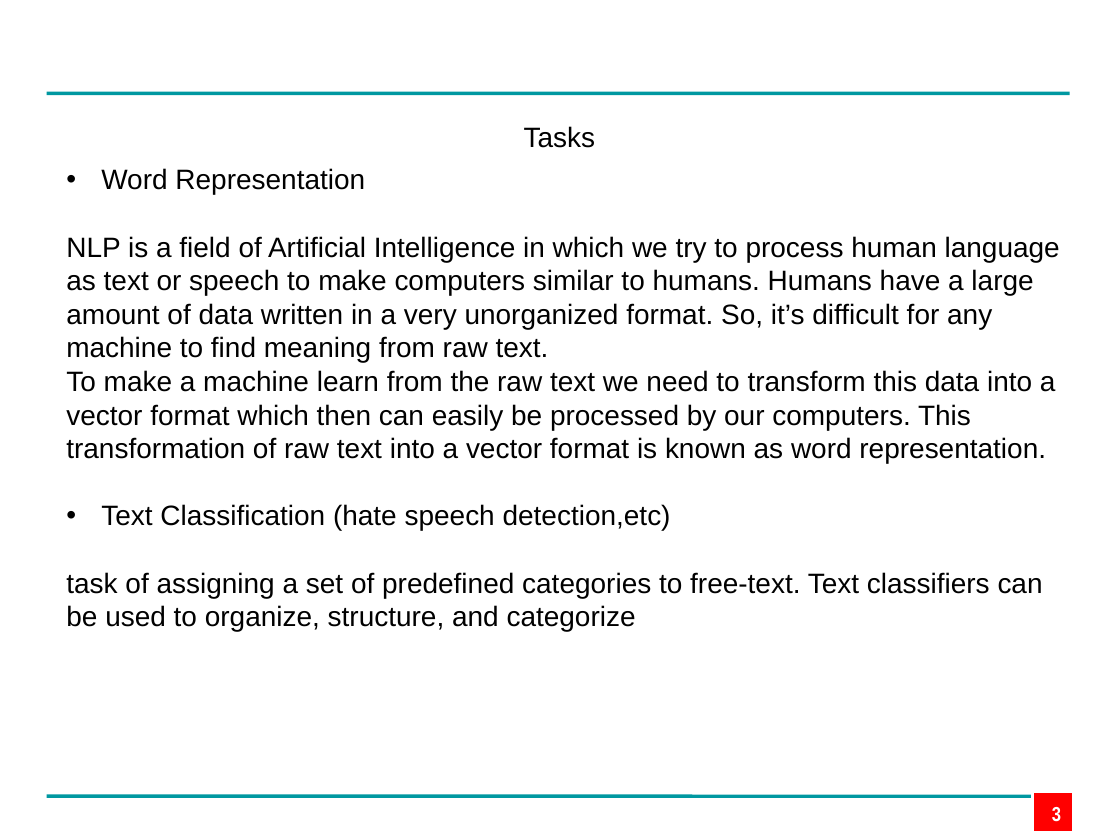
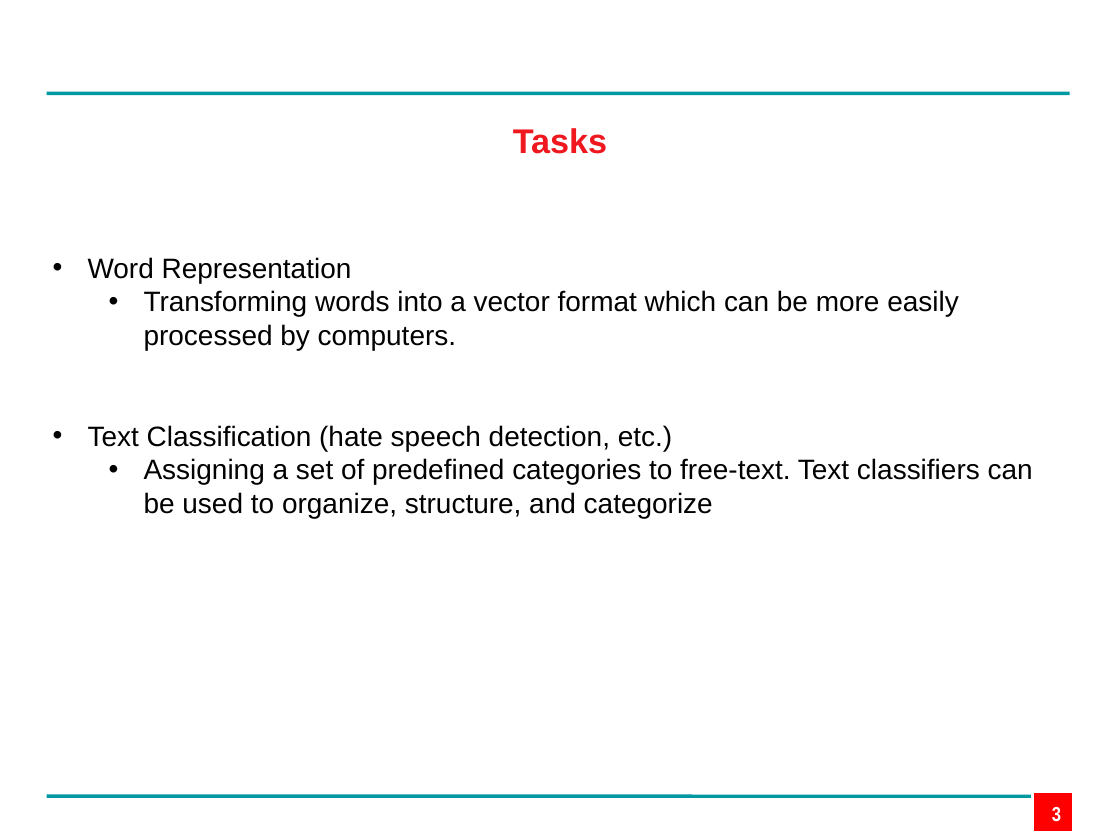
Before and after one commit to edpape007/NLP, a slide deck: slide 3 of Presentation_Subword.pptx. Drawn at 1120x840 pixels with LibreOffice and Linux fonts; fonts in the diff are those of the drawing; background and template pictures are left out. Boxes give left, top, right and bottom in pixels: in the first picture for what was removed or moved away, otherwise in the second. Text is boxed around its words. In the diff, an @@ line names an element or a change of style, - is before the commit and + after.

```diff
--- a/Presentation_Subword.pptx
+++ b/Presentation_Subword.pptx
@@ text "Tasks": place and size @@
-text "Tasks" at bbox=[524, 126, 596, 148]
+text "Tasks" at bbox=[513, 128, 607, 154]
@@ text "Tasks" at bbox=[513, 128, 607, 154]: size 18 to 22 pt, text colour #000000 to #EF181E, bold on; alignment left to centre; more space between paragraphs @@
@@ text "Word Representation": place and size @@
-text "Word Representation" at bbox=[66, 168, 1060, 631]
+text "Word Representation" at bbox=[88, 257, 1033, 518]
@@ text at bbox=[88, 290, 1033, 518]: text changed @@
-NLP is a field of Artificial Intelligence in which we try to process human language as text or speech to make computers similar to humans. Humans have a large amount of data written in a very unorganized format. So, it’s difficult for any machine to find meaning from raw text.
-To make a machine learn from the raw text we need to transform this data into a vector format which then can easily be processed by our computers. This transformation of raw text into a vector format is known as word representation.
-• Text Classification (hate speech detection,etc)
-task of assigning a set of predefined categories to free-text. Text classifiers can be used to organize, structure, and categorize
+  • Transforming words into a vector format which can be more easily processed by computers.
+• Text Classification (hate speech detection, etc.)
+  • Assigning a set of predefined categories to free-text. Text classifiers can be used to organize, structure, and categorize
```
Also in this commit, not shown: 4 other slides changed, 4 slides added, 4 slides removed.
